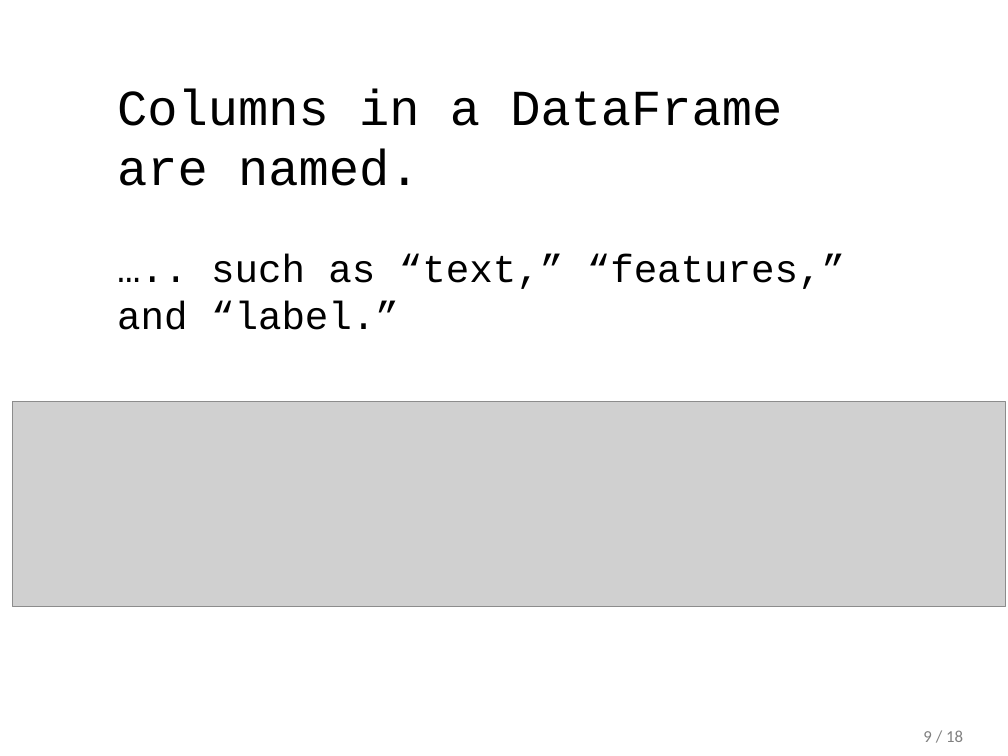
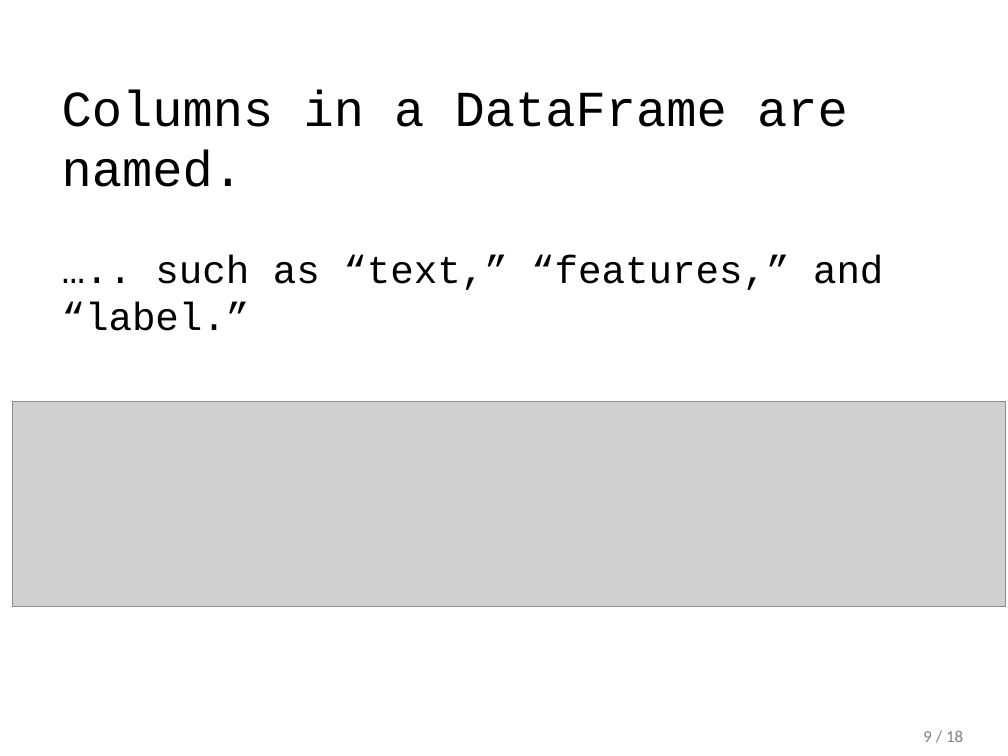
Before and after one commit to MasterMSTC/PySpark_DataFrames_MLib, a slide deck: slide 9 of MLLab_Pipelines_MLib_Spark.pptx. Drawn at 1008x756 pixels with LibreOffice and Linux fonts; fonts in the diff are those of the drawing; grey boxes stand for pictures; background and template pictures are left out. Boxes give left, top, right and bottom in pixels: in the first picture for what was removed or moved away, otherwise in the second. Text is boxed around its words. In the diff, an @@ line names an element or a change of style, - is before the commit and + after.

```diff
--- a/MLLab_Pipelines_MLib_Spark.pptx
+++ b/MLLab_Pipelines_MLib_Spark.pptx
@@ text "Columns in a DataFrame are ..." rewrapped from box(117, 88, 845, 330) to box(62, 90, 883, 331) @@
```
Also in this commit, not shown: 1 other slide changed, 1 slide added, 1 slide removed, 1 other file.
